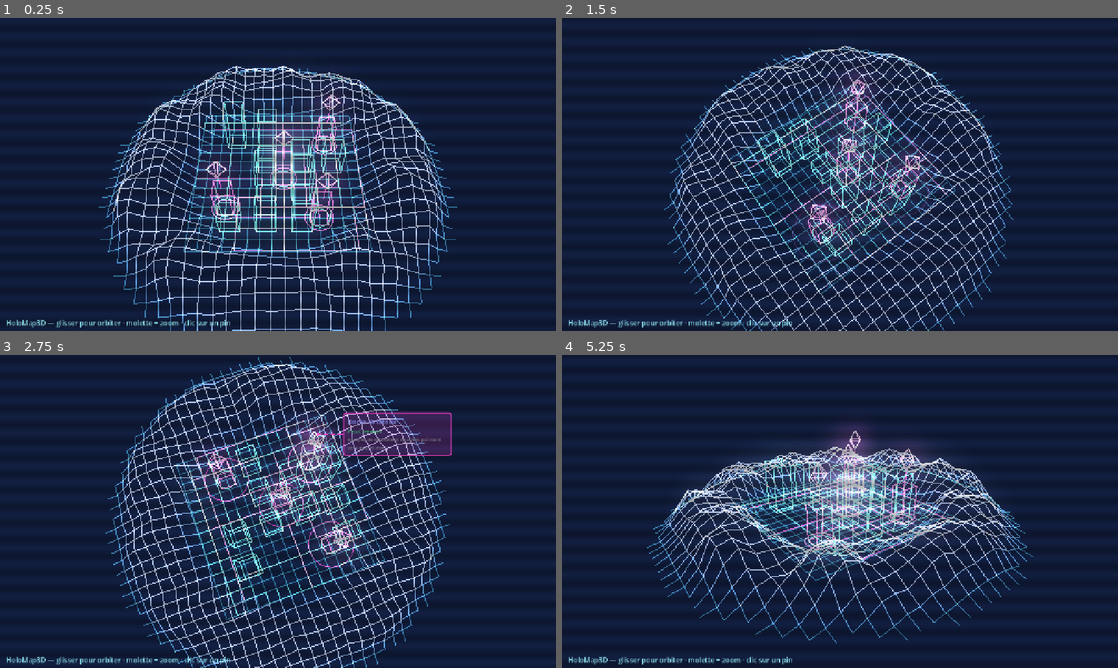
Above: before the commit, frames 1-4 (two rows, left to right).
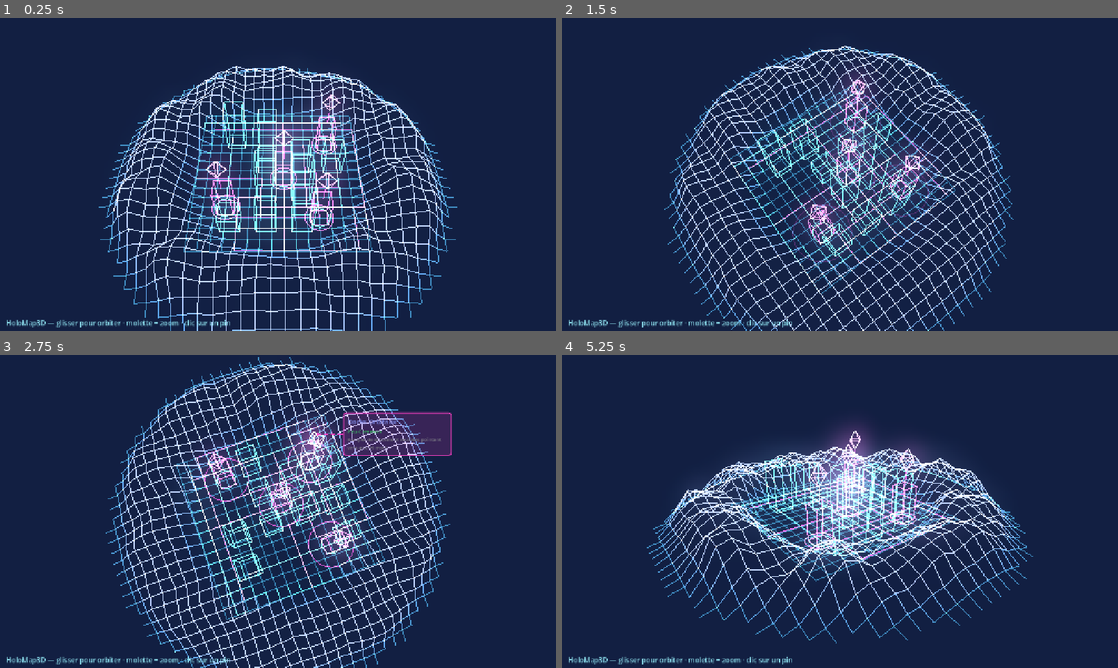
Above: after the commit, the same moments.

Repository: Rhend/Reliquary
Game: Godot game, scene res://scenes/holomap3d/holo_map_3d.tscn
The game is run twice, just before and just after one commit, with the same random seed, the same clock (stepped at 60 frames per second) and the same inputs. This scene is started directly instead of the project's main scene.
Inputs (mouse positions are in pixels of both pictures, inside the frame that each line leads up to):
- Up to frame 1 (0.25 s): no input
- Up to frame 2 (1.5 s): tap Enter at 0.5, 0.6 s; move the mouse to (962, 158) at 0.52 s; hold Right 0.53-1.25 s; click (962, 158) at 0.67 s; tap Space (ui_select) at 0.77 s; drag from (728, 190) to (812, 237) at 1.27 s
- Up to frame 3 (2.75 s): move the mouse to (333, 442) at 2.02 s; hold Right from 2.03 s (still down); tap Enter at 2.1 s
- Up to frame 4 (5.25 s): release Right at 2.75 s; drag from (812, 574) to (673, 464) at 2.77 s; move the mouse to (1006, 558) at 3.52 s; hold Left 3.53-4.25 s; tap Enter at 3.6, 5.1 s; tap Space (ui_select) at 3.77 s; drag from (673, 464) to (756, 433) at 4.27 s; move the mouse to (867, 511) at 5.02 s; hold Left from 5.03 s (still down); click (867, 511) at 5.17 s

The runs differ from the first frame. In frame 1, 9.1% of the frame differs, in the area x 17-83%, y 15-100%; in frame 2, 7.1%; in frame 3, 7.6%; in frame 4, 8.5%.

Commit message:
tune(holomap3d): désactive l'effet vieille télé (scanlines + flicker) par défaut
Intensité scanlines et amplitude flicker à 0 dans HoloMap3D + les deux shaders
post. Le glow holographique (WorldEnvironment) reste. Paramètres conservés
pour réactivation.

Co-Authored-By: Claude Opus 4.8 <noreply@anthropic.com>

Diff:
--- a/scenes/holomap3d/HoloMap3D.gd
+++ b/scenes/holomap3d/HoloMap3D.gd
@@ -80,10 +80,10 @@
 # ─── Hologramme (glow + post-process) ─────────────────────────
 @export_group("Hologramme")
 @export var glow_intensity := 1.0
-@export_range(0.0, 1.0) var scanline_intensity := 0.28
+@export_range(0.0, 1.0) var scanline_intensity := 0.0   # 0 = pas de scanlines (effet vieille télé)
 @export var scanline_count := 240.0
 @export var scanline_speed := 0.6
-@export_range(0.0, 0.5) var flicker_amplitude := 0.04
+@export_range(0.0, 0.5) var flicker_amplitude := 0.0    # 0 = pas de scintillement
 @export_range(0.0, 0.02) var distortion_amplitude := 0.0   # 0 = pas d'ondulation
 # Post-process interne (scanlines/flicker/distorsion sur un CanvasLayer). À
 # DÉSACTIVER quand la scène est embarquée dans un SubViewport : le post est
--- a/scenes/holomap3d/holo_post.gdshader
+++ b/scenes/holomap3d/holo_post.gdshader
@@ -11,10 +11,10 @@
 shader_type canvas_item;
 
 uniform sampler2D screen_tex : hint_screen_texture, filter_linear;
-uniform float scanline_intensity = 0.30;
+uniform float scanline_intensity = 0.0;   // 0 = pas de scanlines (effet vieille tele)
 uniform float scanline_count     = 240.0;
 uniform float scanline_speed     = 0.6;
-uniform float flicker_amplitude  = 0.05;
+uniform float flicker_amplitude  = 0.0;    // 0 = pas de scintillement
 uniform float distortion_amplitude = 0.0;   // 0 = pas d'ondulation
 
 float flicker(float t) {
--- a/scenes/holomap3d/holo_post_container.gdshader
+++ b/scenes/holomap3d/holo_post_container.gdshader
@@ -11,10 +11,10 @@
 // ============================================================
 shader_type canvas_item;
 
-uniform float scanline_intensity = 0.28;
+uniform float scanline_intensity = 0.0;   // 0 = pas de scanlines (effet vieille tele)
 uniform float scanline_count     = 240.0;
 uniform float scanline_speed     = 0.6;
-uniform float flicker_amplitude  = 0.04;
+uniform float flicker_amplitude  = 0.0;    // 0 = pas de scintillement
 uniform float distortion_amplitude = 0.0;   // 0 = pas d'ondulation
 
 float flicker(float t) {
